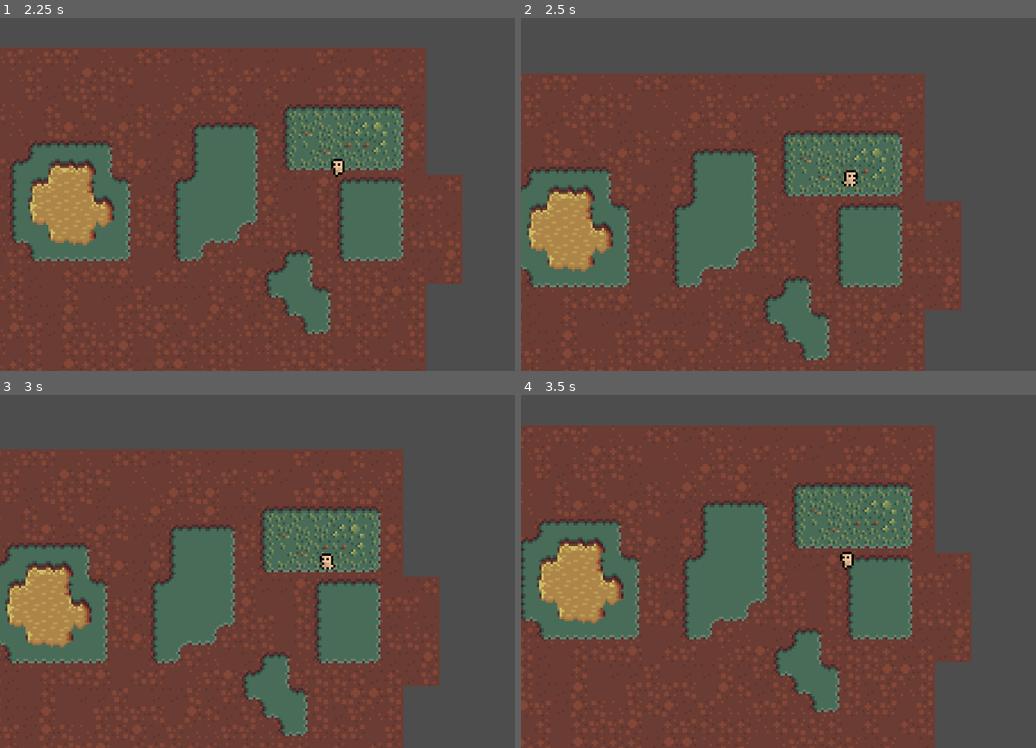
Above: before the commit, frames 1-4 (two rows, left to right).
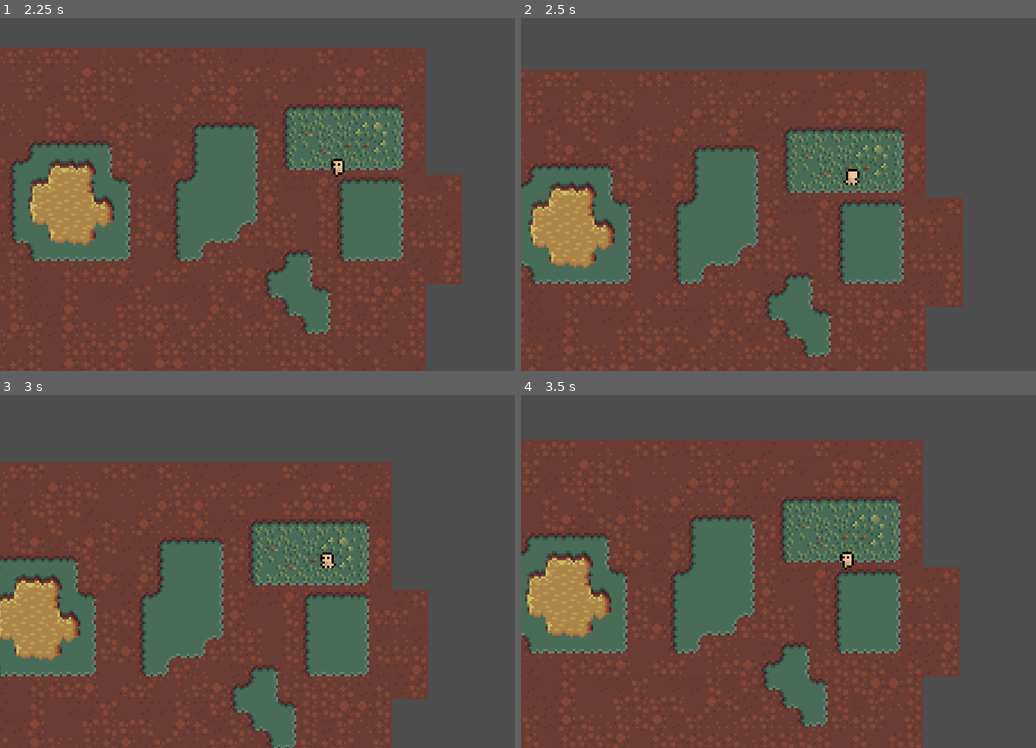
Above: after the commit, the same moments.

Repository: elegios/cautious-memory
Game: Godot game, scene res://Scenes/Test.tscn
Same seed, same stepped clock (60 frames per second), same inputs: the game is played once before the commit and once after it.
Inputs (mouse positions are in pixels of both pictures, inside the frame that each line leads up to):
- Up to frame 1 (2.25 s): tap Enter at 0.5 s; move the mouse to (473, 169) at 0.52 s; hold Right mouse button (Move) 0.53-1.28 s; move the mouse to (195, 205) at 1.27 s; tap A (Action 1) at 1.35 s; right-click (195, 205) at 1.55 s; move the mouse to (391, 106) at 2.02 s; hold S (Action 2) from 2.03 s (still down)
- Up to frame 2 (2.5 s): keep holding S (Action 2); right-click (912, 106) at 2.3 s
- Up to frame 3 (3 s): move the mouse to (293, 638) at 2.77 s; release S (Action 2) at 2.78 s; right-click (293, 638) at 2.85 s
- Up to frame 4 (3.5 s): no input

Frame 1 is identical in both runs. In frame 2, 13% of the frame differs, in the area x 0-86%, y 14-100%; in frame 3, 26%; in frame 4, 28%, in the area x 0-88%, y 8-100%.
Error after the commit: Invalid access to property or key 'Mob2:<CharacterBody2D#95412031833>' on a base object of type 'Dictionary'. (res://Code/AbilityComponents/Core/Blackboard.gd:…

Commit message:
Basic mob following behaviour

Diff:
--- /dev/null
+++ b/Code/Components/Aggro.gd
@@ -0,0 +1,18 @@
+class_name Aggro extends Node
+
+@export var vision: Area2D
+
+@export_flags_2d_physics var player_layer: int = 1 << 4
+
+@onready var parent: Node2D = get_parent()
+
+func get_target_or_null() -> Node2D:
+	var closest: Node2D = null
+
+	for n in vision.get_overlapping_bodies():
+		var u := n as CollisionObject2D
+		if u.collision_layer & player_layer:
+			if not closest or u.position.distance_squared_to(parent.position) < closest.position.distance_squared_to(parent.position):
+				closest = u
+
+	return closest
--- /dev/null
+++ b/Code/Components/MobMovement.gd
@@ -0,0 +1,105 @@
+class_name MobMovement extends Node
+
+## Only units within vision range (i.e., those detected by this
+## [Area2D]) will affect movement.
+@export var vision: Area2D
+
+## The ability runner of this mob. No movement will be done while a
+## main ability is running.
+@export var runner: AbilityRunner
+
+## If the resulting directional vector is shorter than this threshold,
+## ignore it and move no movement.
+@export var movement_threshold: float = 0.05
+
+@export_group("Target")
+
+## The system for managing aggro. Will not move towards a target if
+## absent.
+@export var aggro: Aggro
+
+## Optional. Use this nav_agent to get to the target when outside
+## [member MobMovement.target_max_distance]. Will move straight
+## towards the target if absent.
+@export var nav_agent: NavigationAgent2D
+
+## The desired minimum distance to target. Will walk away if the
+## distance between the two unit centers is lower than this.
+@export var target_min_distance: float = 32
+
+## The desired maximum distance to target. Will walk towards the
+## target if the distance between the two unit centers is higher than
+## this.
+@export var target_max_distance: float = 80
+
+## The weight of the movement vector from this component while we're
+## outside the min-max range to the target.
+@export var target_outside_strength: float = 1.0
+
+## The weight of the movement vector from this component while we're
+## outside the min-max range to the target. Will try to move towards
+## the center of the min-max range.
+@export var target_inside_strength: float = 0.1
+
+@export_group("Mob Avoidance")
+
+@export_flags_2d_physics var enemy_layer: int = 1 << 5
+
+## Other enemies beyond this range will not impact the avoidance of
+## this unit.
+@export var mob_avoidance_max_range: float = 40
+
+## How strongly to prioritize avoiding another enemy depending on
+## distance. The x-axis is unit distance relative to [member
+## MobMovement.mob_avoidance_max_range]; [code]1.0 [/code] is
+## maximally far away, [code]0.0[/code] is at the exact same
+## co-ordinates.
+@export var mob_avoidance_strength: Curve
+
+# @export_group("Terrain Avoidance")
+
+# ## Other enemies beyond this range will not impact the avoidance of
+# ## this unit.
+# @export var terrain_avoidance_max_range: float = 40
+
+# ## How strongly to prioritize avoiding another enemy depending on
+# ## distance. The x-axis is unit distance relative to [member
+# ## MobMovement.avoidance_max_range]; [code]1.0 [/code] is maximally
+# ## far away, [code]0.0[/code] is at the exact same co-ordinates.
+# @export var terrain_avoidance_strength: Curve
+
+@onready var parent: Node2D = get_parent()
+
+func get_movement_direction() -> Vector2:
+	var res := Vector2.ZERO
+
+	if runner and runner.is_main_ability_running():
+		return Vector2.ZERO
+
+	var target := aggro.get_target_or_null() if aggro else null
+	if target:
+		var dir := parent.position - target.position
+		if dir.length_squared() > target_max_distance * target_max_distance:
+			if nav_agent:
+				nav_agent.target_position = target.position
+				res += parent.position.direction_to(nav_agent.get_next_path_position()) * target_outside_strength
+			else:
+				res -= dir.normalized() * target_outside_strength
+		elif dir.length_squared() < target_min_distance * target_min_distance:
+			res += dir.normalized() * target_outside_strength
+		elif not is_zero_approx(target_inside_strength):
+			res += (target.position + dir.normalized() * (target_min_distance + target_max_distance) / 2).direction_to(parent.position) * target_inside_strength
+
+	for n in vision.get_overlapping_bodies():
+		var u := n as CollisionObject2D
+
+		# Other enemy, run mob_avoidance stuff
+		if u.collision_layer & enemy_layer and not u.position.direction_to(parent.position).is_zero_approx() and u.position.distance_squared_to(parent.position) <= mob_avoidance_max_range * mob_avoidance_max_range:
+			var dist := u.position.distance_to(parent.position)
+			var scale := mob_avoidance_strength.sample(dist / mob_avoidance_max_range)
+			res += (parent.position - u.position) / dist * scale
+
+	if res.length_squared() < movement_threshold * movement_threshold:
+		return Vector2.ZERO
+
+	return res
--- /dev/null
+++ b/Code/Components/SimpleMob.gd
@@ -0,0 +1,15 @@
+extends CharacterBody2D
+
+## The movement speed of this enemy, in pixels per second.
+@export var movement_speed: float = 96
+
+@onready var movement: MobMovement = %Movement
+
+func _physics_process(_delta: float) -> void:
+	var dir := movement.get_movement_direction()
+
+	if dir.is_zero_approx():
+		return
+
+	velocity = dir.normalized() * movement_speed
+	var _collided := move_and_slide()
--- /dev/null
+++ b/Mobs/simple_mob.tscn
@@ -0,0 +1,70 @@
+[gd_scene load_steps=9 format=3 uid="uid://chjadf2wp68nl"]
+
+[ext_resource type="Script" path="res://Code/Components/SimpleMob.gd" id="1_47x0m"]
+[ext_resource type="Script" path="res://Code/AbilityComponents/Core/AbilityRunner.gd" id="1_tgesp"]
+[ext_resource type="Script" path="res://Code/Components/Aggro.gd" id="2_20otg"]
+[ext_resource type="Script" path="res://Code/Components/MobMovement.gd" id="3_unp7m"]
+
+[sub_resource type="Curve" id="Curve_qgu2a"]
+_data = [Vector2(0, 1), 0.0, 0.0, 0, 0, Vector2(1, 0), 0.0, 0.0, 0, 0]
+point_count = 2
+
+[sub_resource type="CircleShape2D" id="CircleShape2D_i8vk3"]
+radius = 14.0
+
+[sub_resource type="CircleShape2D" id="CircleShape2D_xv6qx"]
+radius = 343.91
+
+[sub_resource type="SceneReplicationConfig" id="SceneReplicationConfig_g53wp"]
+properties/0/path = NodePath(".:position")
+properties/0/spawn = true
+properties/0/replication_mode = 1
+properties/1/path = NodePath("AbilityRunner:unit_local:dict")
+properties/1/spawn = true
+properties/1/replication_mode = 2
+properties/2/path = NodePath("AbilityRunner:unit_local:is_special")
+properties/2/spawn = true
+properties/2/replication_mode = 2
+
+[node name="Simple Mob" type="CharacterBody2D"]
+collision_layer = 35
+collision_mask = 5
+motion_mode = 1
+script = ExtResource("1_47x0m")
+movement_speed = 80.0
+
+[node name="Aggro" type="Node" parent="." node_paths=PackedStringArray("vision")]
+script = ExtResource("2_20otg")
+vision = NodePath("../Vision Range")
+
+[node name="Movement" type="Node" parent="." node_paths=PackedStringArray("vision", "aggro")]
+unique_name_in_owner = true
+script = ExtResource("3_unp7m")
+vision = NodePath("../Vision Range")
+movement_threshold = 0.1
+aggro = NodePath("../Aggro")
+target_min_distance = 28.0
+target_max_distance = 150.0
+target_inside_strength = 0.0
+mob_avoidance_max_range = 50.0
+mob_avoidance_strength = SubResource("Curve_qgu2a")
+
+[node name="AbilityRunner" type="MultiplayerSpawner" parent="." node_paths=PackedStringArray("character")]
+spawn_path = NodePath(".")
+script = ExtResource("1_tgesp")
+character = NodePath("..")
+
+[node name="CollisionShape2D" type="CollisionShape2D" parent="."]
+shape = SubResource("CircleShape2D_i8vk3")
+
+[node name="Vision Range" type="Area2D" parent="."]
+collision_layer = 0
+collision_mask = 2
+monitorable = false
+
+[node name="CollisionShape2D" type="CollisionShape2D" parent="Vision Range"]
+shape = SubResource("CircleShape2D_xv6qx")
+debug_color = Color(0, 0.647059, 0.254902, 0.0509804)
+
+[node name="MultiplayerSynchronizer" type="MultiplayerSynchronizer" parent="."]
+replication_config = SubResource("SceneReplicationConfig_g53wp")
--- a/Scenes/Test.tscn
+++ b/Scenes/Test.tscn
@@ -1,9 +1,10 @@
-[gd_scene load_steps=6 format=4 uid="uid://c47mssn3wi6mr"]
+[gd_scene load_steps=7 format=4 uid="uid://c47mssn3wi6mr"]
 
 [ext_resource type="PackedScene" uid="uid://gcgee3glc6vc" path="res://Scenes/player.tscn" id="2_rwihv"]
 [ext_resource type="Script" path="res://Scenes/debug_spawner.gd" id="2_wrr86"]
 [ext_resource type="TileSet" uid="uid://d1hccsh7sacbc" path="res://Tilesets/minifantasy.tres" id="3_ut87n"]
 [ext_resource type="PackedScene" uid="uid://c02ld2u1ay4d3" path="res://Scenes/UnitSpawner.tscn" id="4_gxve7"]
+[ext_resource type="PackedScene" uid="uid://chjadf2wp68nl" path="res://Mobs/simple_mob.tscn" id="5_ysfdn"]
 
 [sub_resource type="NavigationPolygon" id="NavigationPolygon_exeqb"]
 vertices = PackedVector2Array(-48, 24.2813, 673.898, -401.82, 631.063, 405.492, -71.7188, 48, -48, -24.2813, -71.7188,  …(341 unchanged characters)…
@@ -30,3 +31,12 @@
 
 [node name="UnitSpawner" parent="." instance=ExtResource("4_gxve7")]
 spawn_path = NodePath("..")
+
+[node name="Mob" parent="." instance=ExtResource("5_ysfdn")]
+position = Vector2(294, -78)
+
+[node name="Mob2" parent="." instance=ExtResource("5_ysfdn")]
+position = Vector2(325, -96)
+
+[node name="Mob3" parent="." instance=ExtResource("5_ysfdn")]
+position = Vector2(542, -217)
